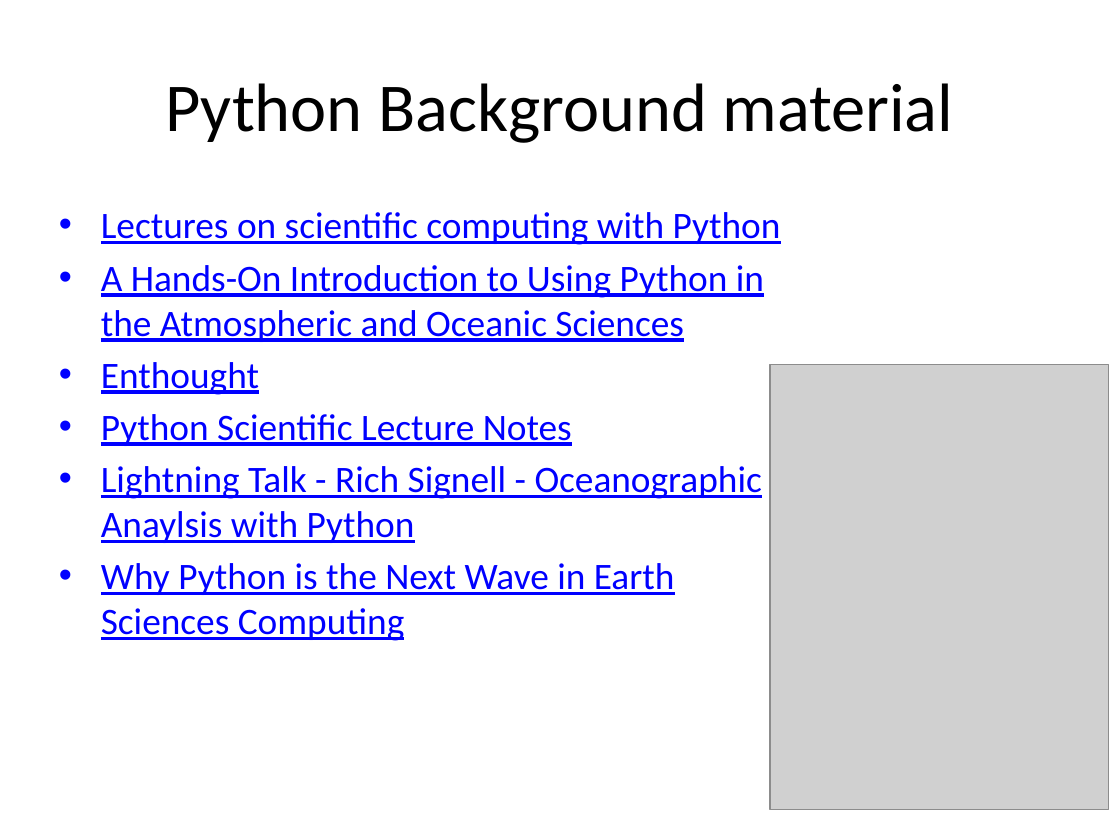
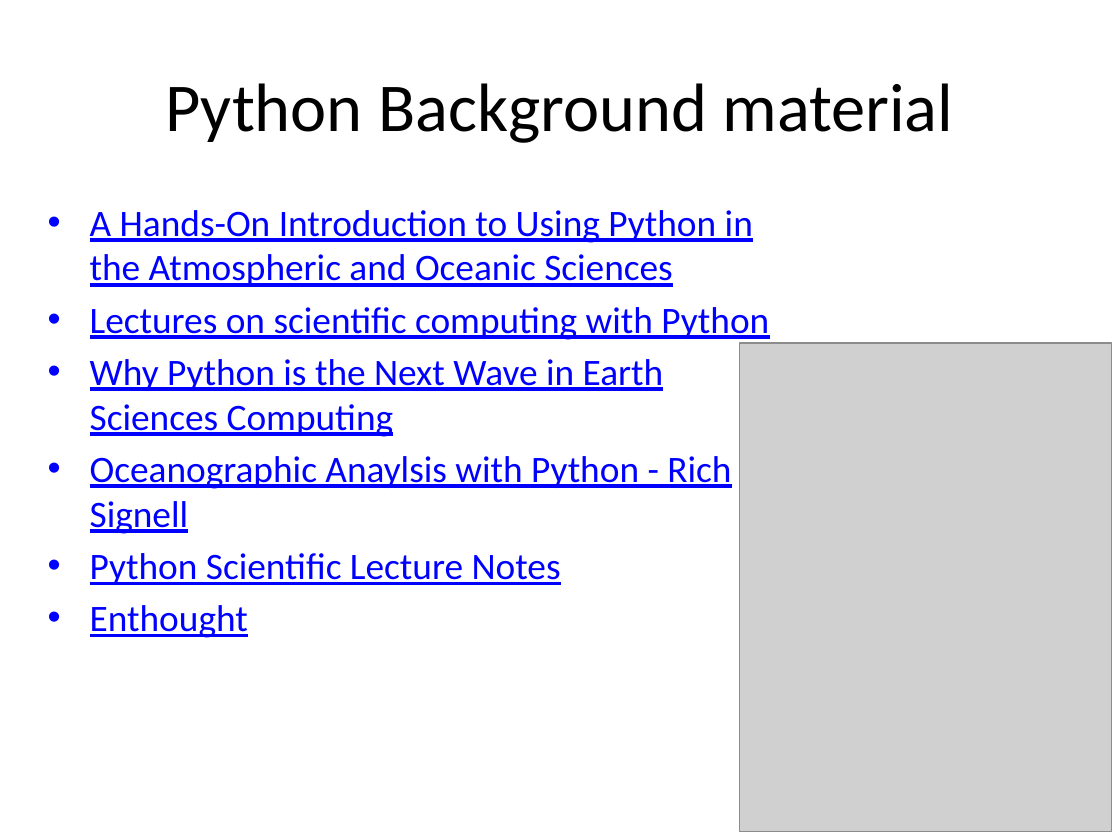
Before and after one commit to Unidata/python-workshop, a slide deck: slide 14 of Overview.pptx. Drawn at 1120x840 pixels with LibreOffice and Linux fonts; fonts in the diff are those of the drawing; grey boxes stand for pictures; background and template pictures are left out. Boxes give left, top, right and bottom in pixels: in the first picture for what was removed or moved away, otherwise in the second. Text is boxed around its words. In the diff, an @@ line names an element or a change of style, - is before the commit and + after.

```diff
--- a/Overview.pptx
+++ b/Overview.pptx
@@ text "A Hands-On Introduction to Using ...": place and size @@
-text "A Hands-On Introduction to Using ..." at [101, 212, 781, 641]
+text "A Hands-On Introduction to Using ..." at [90, 210, 769, 638]
@@ text at [90, 210, 753, 287]: paragraph added @@
+• A Hands-On Introduction to Using Python in the Atmospheric and Oceanic Sciences
@@ text at [90, 359, 731, 585]: text changed @@
-• A Hands-On Introduction to Using Python in the Atmospheric and Oceanic Sciences
+• Why Python is the Next Wave in Earth Sciences Computing
+• Oceanographic Anaylsis with Python - Rich Signell
+• Python Scientific Lecture Notes
@@ picture: place and size @@
-picture at [771, 365, 1109, 810]
+picture at [739, 343, 1112, 831]
@@ text at [101, 414, 762, 641]: paragraphs removed @@
-• Python Scientific Lecture Notes
-• Lightning Talk - Rich Signell - Oceanographic Anaylsis with Python
-• Why Python is the Next Wave in Earth Sciences Computing
```
Also in this commit, not shown: 3 other slides changed, 1 other file.
